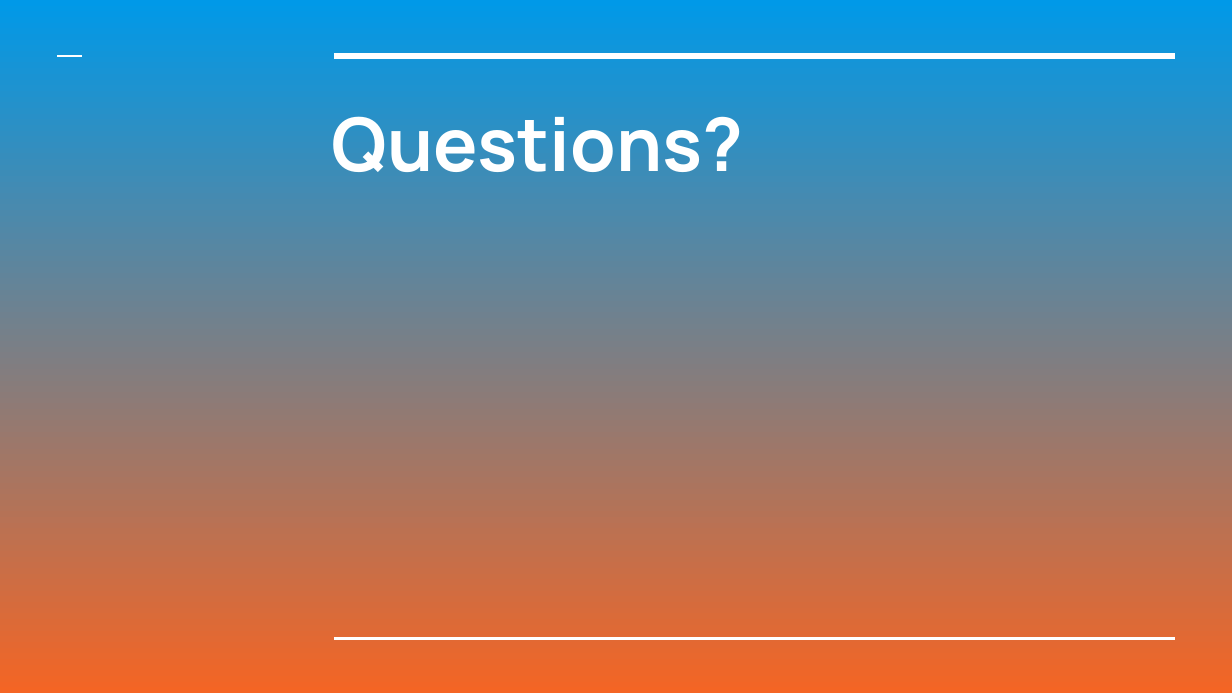
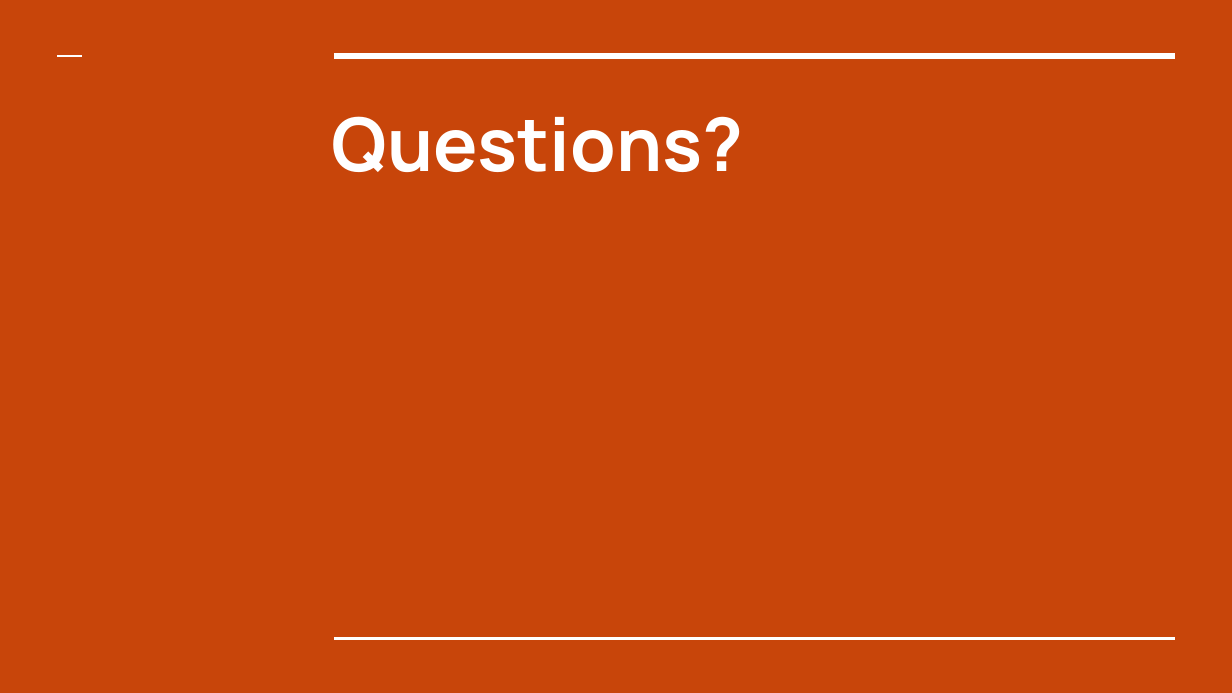
Before and after one commit to mjc136/4thYearProject, a slide deck: slide 8 of docs/LingoLizard.pptx (slide 13 before the commit). Drawn at 1232x693 pixels with LibreOffice and Linux fonts; fonts in the diff are those of the drawing. Boxes give left, top, right and bottom in pixels: in the first picture for what was removed or moved away, otherwise in the second. Text is boxed around its words. In the diff, an @@ line names an element or a change of style, - is before the commit and + after.

```diff
--- a/docs/LingoLizard.pptx
+++ b/docs/LingoLizard.pptx
@@ background gradient #0099E8 to #F46524 to #C8450A @@
```
Also in this commit, not shown: 4 other slides changed, 3 slides added, 8 slides removed, 1 other file.
